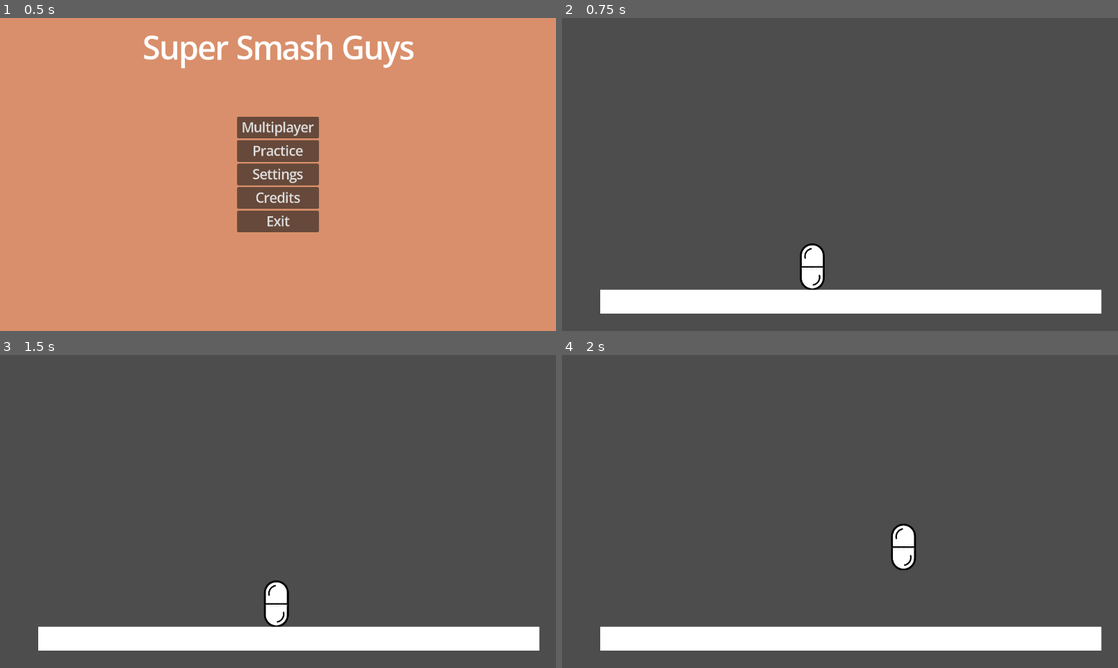
Above: before the commit, frames 1-4 (two rows, left to right).
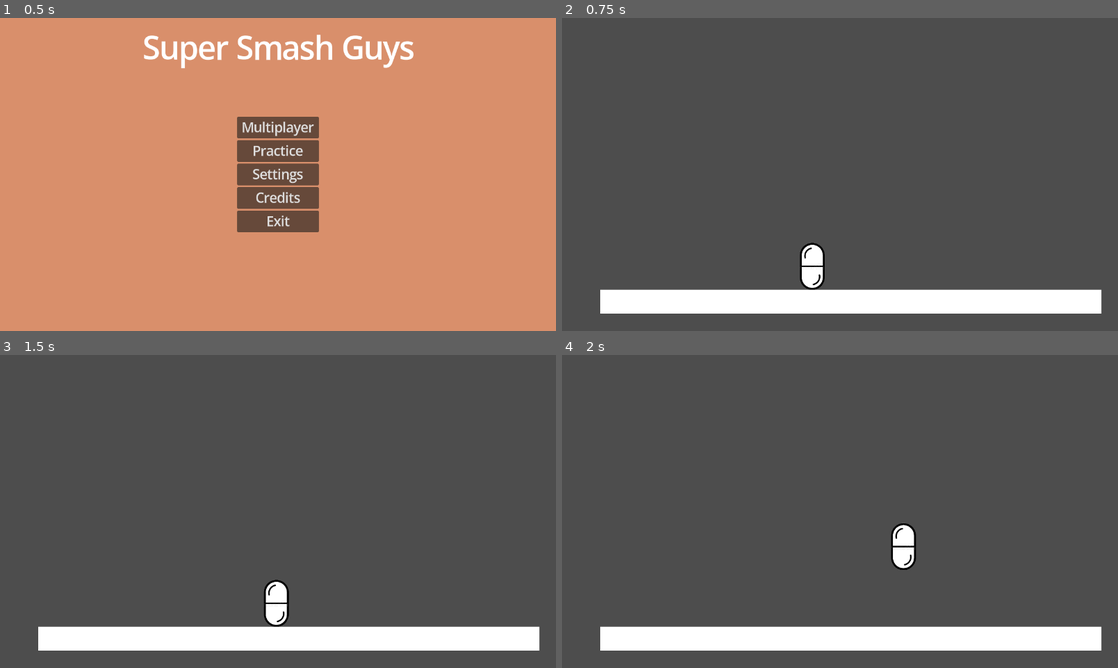
Above: after the commit, the same moments.

Repository: Rivmo/Super-Smash-Guys
Game: Godot game, scene res://main_menu_screen.tscn
The game is run twice, just before and just after one commit, with the same random seed, the same clock (stepped at 60 frames per second) and the same inputs.
Inputs (mouse positions are in pixels of both pictures, inside the frame that each line leads up to):
- Up to frame 1 (0.5 s): no input
- Up to frame 2 (0.75 s): click "Practice" at 0.5 s
- Up to frame 3 (1.5 s): tap Enter at 1.25 s; move the mouse to (400, 495) at 1.27 s; hold Right (Right) from 1.28 s (still down); tap Alt at 1.35 s; click (400, 495) at 1.42 s
- Up to frame 4 (2 s): keep holding Right (Right); tap Up (Jump) at 1.52 s

Frame 1 is identical in both runs. In frame 2, less than 0.1% of the frame differs, in the area x 42-48%, y 71-87%; in frame 3, less than 0.1%; in frame 4, less than 0.1%, in the area x 59-64%, y 53-69%.

Commit message:
jamie download this one
jamie unglitchy ur gamey

Diff:
--- a/player_character.gd
+++ b/player_character.gd
@@ -3,9 +3,10 @@
 @export var knockback = 0
 @export var extra_jumps = 2
 
-const SPEED = 300.0
-const JUMP_VELOCITY = -500.0
-var Double_jump_count : int = 0
+const SPEED := 300.0
+const JUMP_VELOCITY := -500.0
+var Double_jump_count := 0
+var playerheight := 0
 
 func _ready() -> void:
 	position = Vector2(640,400)
@@ -14,6 +15,8 @@
 	# Add the gravity.
 	if not is_on_floor():
 		velocity += get_gravity() * delta
+
+
 
 	# Handle jump.
 	if Input.is_action_just_pressed("Jump"):
--- a/testing_platform.tscn
+++ b/testing_platform.tscn
@@ -3,9 +3,8 @@
 [ext_resource type="Script" uid="uid://d04an3o5m77vi" path="res://player_character.gd" id="1_8lfag"]
 [ext_resource type="Texture2D" uid="uid://c5j48tkuyi5y7" path="res://capsule.png" id="2_h84d3"]
 
-[sub_resource type="CapsuleShape2D" id="CapsuleShape2D_nxogm"]
-radius = 67.49999
-height = 260.0
+[sub_resource type="RectangleShape2D" id="RectangleShape2D_8lfag"]
+size = Vector2(142.5, 270)
 
 [sub_resource type="RectangleShape2D" id="RectangleShape2D_3253y"]
 size = Vector2(0.577, 0.5499997)
@@ -15,6 +14,7 @@
 [node name="Scene" type="Node2D" unique_id=1760709768]
 
 [node name="CharacterBody2D" type="CharacterBody2D" parent="." unique_id=1669504373]
+position = Vector2(-2, 18)
 script = ExtResource("1_8lfag")
 extra_jumps = 1
 
@@ -24,9 +24,9 @@
 texture = ExtResource("2_h84d3")
 
 [node name="CollisionShape2D" type="CollisionShape2D" parent="CharacterBody2D" unique_id=1768581945]
-position = Vector2(-64, 236)
+position = Vector2(-63.5, 235)
 scale = Vector2(0.4, 0.4)
-shape = SubResource("CapsuleShape2D_nxogm")
+shape = SubResource("RectangleShape2D_8lfag")
 
 [node name="StaticBody2D" type="StaticBody2D" parent="." unique_id=1904787199]
 position = Vector2(640, 640)
